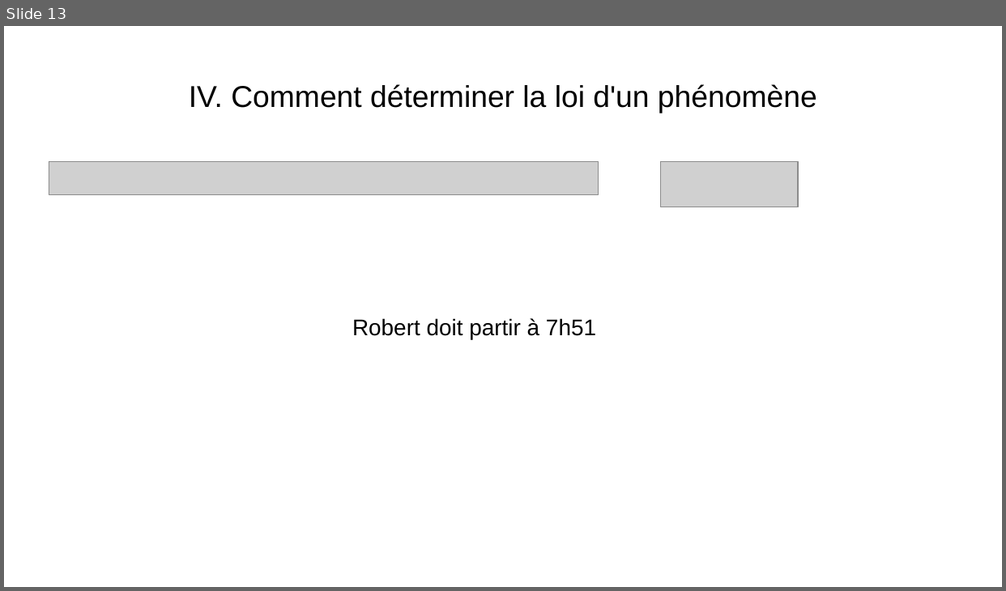
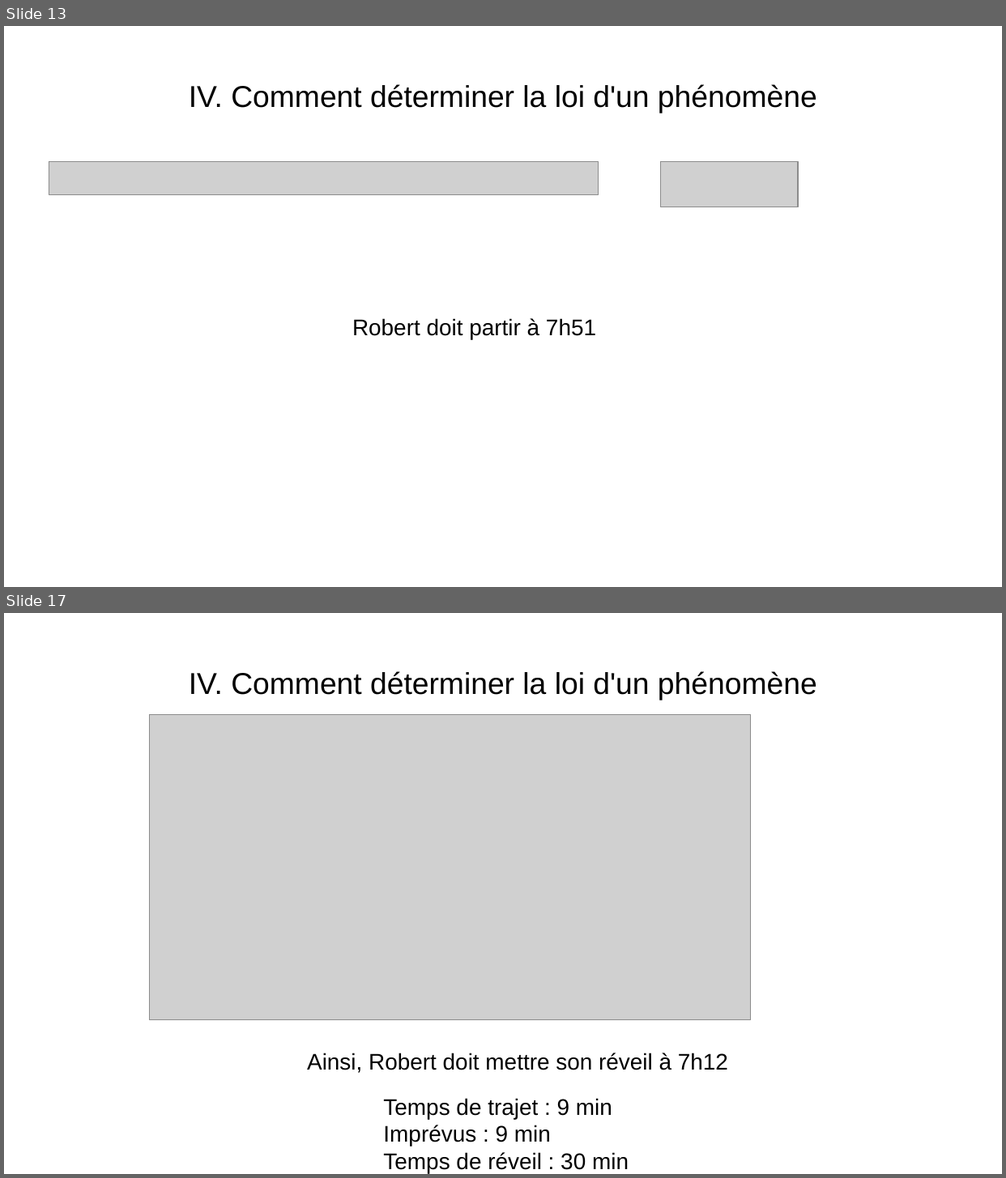
Before and after one commit to WIDEROZ/ESISAR-3A, a slide deck: Mathématiques/Oral/TP1.odp. Shown one above the other, each under a label of ours: slide 13 before the commit, slides 13 and 17 after it; the slides between them are not shown. The pictures are 1006x591 and 1006x1178 pixels, drawn with LibreOffice and Linux fonts; fonts in the diff are those of the drawing; grey boxes stand for pictures. Boxes give left, top, right and bottom in pixels: in the first picture for what was removed or moved away, otherwise in the second. Text is boxed around its words. In the diff, an @@ line names an element or a change of style, - is before the commit and + after.

```diff
--- a/Mathématiques/Oral/TP1.odp
+++ b/Mathématiques/Oral/TP1.odp
@@ slide 17 added at [4,613,1002,1174], background #FFFFFF @@
@@ title added at [189,671,817,700], 24 pt, text #000000 @@
+IV. Comment déterminer la loi d'un phénomène
@@ picture added at [149,715,751,1020] @@
@@ text added at [307,1053,728,1073], 18 pt, text #000000 @@
+Ainsi, Robert doit mettre son réveil à 7h12
@@ text added at [383,1098,629,1174], 18 pt, text #000000 @@
+Temps de trajet : 9 min
+Imprévus : 9 min
+Temps de réveil : 30 min
```
Also in this commit, not shown: 3 other slides added, 2 other files.
